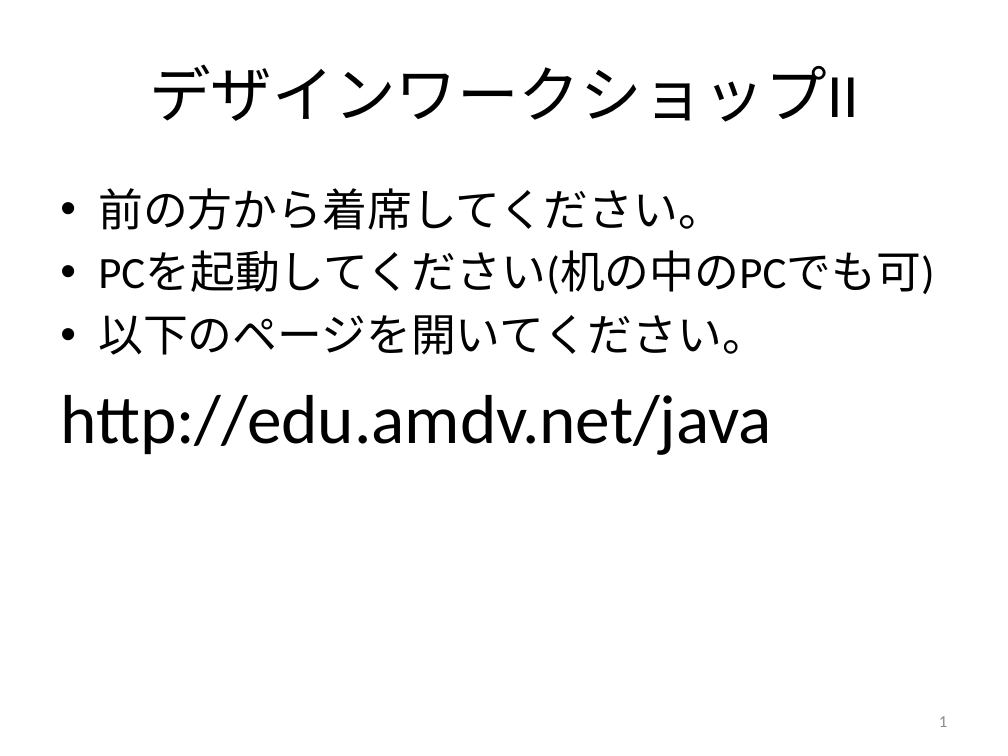
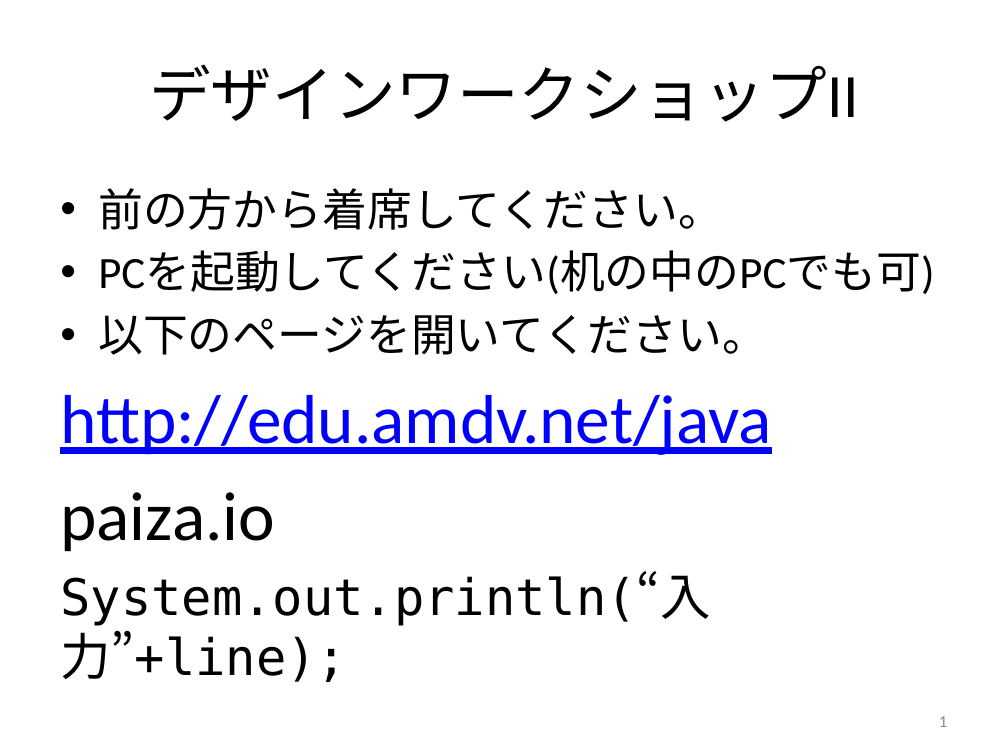
Before and after one commit to tanakaedu/java2015, a slide deck: slide 1 of JavaLectureII01.pptx. Drawn at 1008x756 pixels with LibreOffice and Linux fonts; fonts in the diff are those of the drawing. Boxes give left, top, right and bottom in pixels: in the first picture for what was removed or moved away, otherwise in the second. Text is boxed around its words. In the diff, an @@ line names an element or a change of style, - is before the commit and + after.

Commit message:
1回目

```diff
--- a/JavaLectureII01.pptx
+++ b/JavaLectureII01.pptx
@@ text at box(60, 395, 771, 455): text colour #000000 to #0000FF, underline on in "http://edu.amdv.net/java" @@
@@ text at box(60, 492, 711, 682): paragraphs added @@
+paiza.io
+System.out.println(“入力”+line);
```
